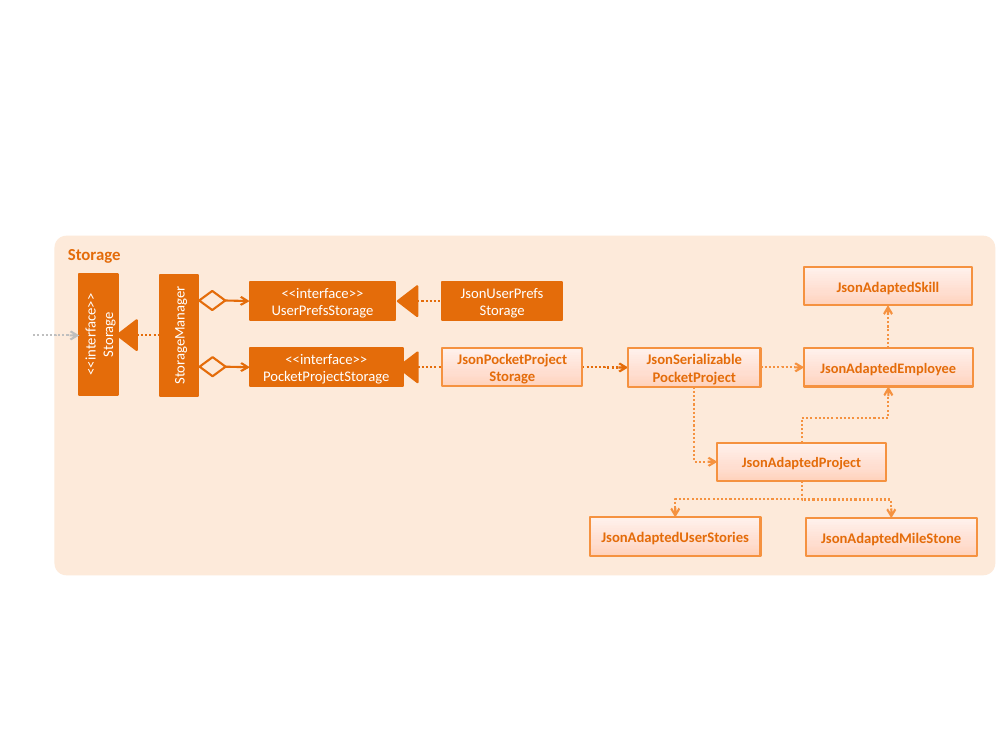
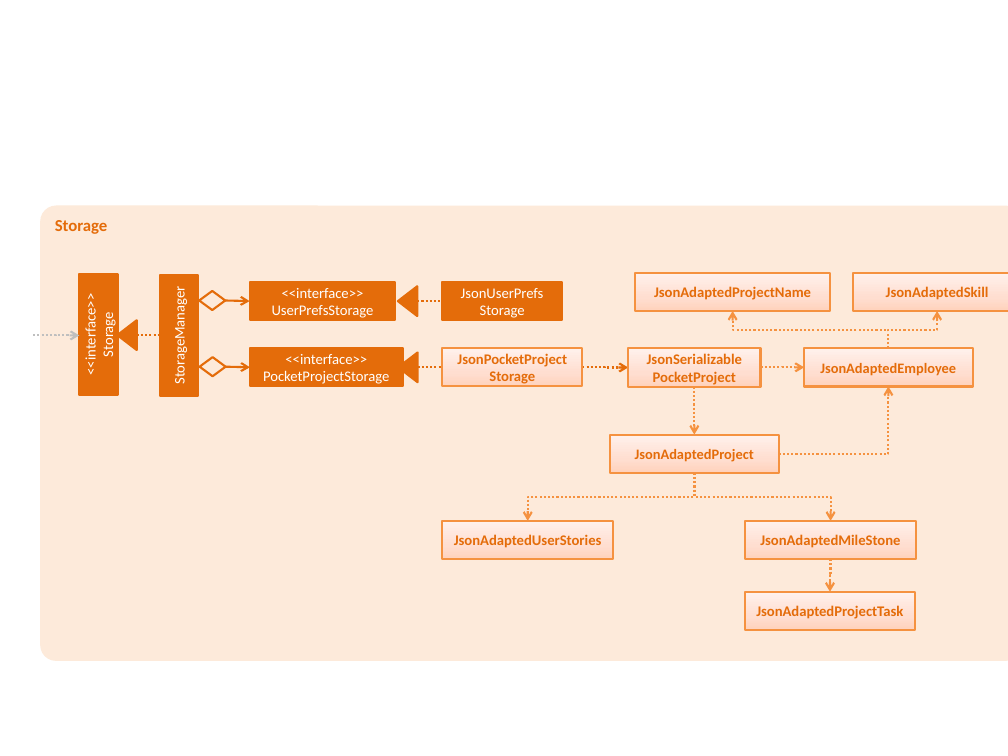
Before and after one commit to shunnizuka/main, a slide deck: slide 1 of docs/diagrams/StorageComponentClassDiagram.pptx. Drawn at 1008x756 pixels with LibreOffice and Linux fonts; fonts in the diff are those of the drawing. Boxes give left, top, right and bottom in pixels: in the first picture for what was removed or moved away, otherwise in the second. Text is boxed around its words. In the diff, an @@ line names an element or a change of style, - is before the commit and + after.

```diff
--- a/docs/diagrams/StorageComponentClassDiagram.pptx
+++ b/docs/diagrams/StorageComponentClassDiagram.pptx
@@ rounded rectangle "Storage": place and size @@
-rounded rectangle "Storage" at [54, 236, 995, 576]
+rounded rectangle "Storage" at [40, 206, 1008, 661]
@@ rectangle added at [635, 273, 830, 311], fill gradient #FFD2BD to #FFDED0 to #FFF2ED, outline #F69240 1.5 pt, 10.5 pt, text #E46C0A, bold @@
+JsonAdaptedProjectName
@@ rectangle "JsonAdaptedSkill": place and size @@
-rectangle "JsonAdaptedSkill" at [803, 267, 972, 305]
+rectangle "JsonAdaptedSkill" at [853, 273, 1008, 311]
@@ elbow arrow added from (888, 349) to (733, 311), #F69240 1.5 pt dashed @@
@@ elbow arrow moved from (888, 349) - (888, 305) to (888, 349) - (937, 311) @@
@@ elbow arrow moved from (695, 387) - (718, 462) to (695, 387) - (695, 434) @@
@@ elbow arrow moved from (801, 443) - (888, 386) to (778, 454) - (888, 386) @@
@@ rectangle "JsonAdaptedProject": place and size @@
-rectangle "JsonAdaptedProject" at [718, 443, 886, 481]
+rectangle "JsonAdaptedProject" at [610, 434, 778, 473]
@@ elbow arrow moved from (801, 481) - (675, 517) to (695, 473) - (528, 521) @@
@@ elbow arrow moved from (801, 481) - (891, 518) to (695, 473) - (831, 521) @@
@@ rectangle "JsonAdaptedUserStories": place and size @@
-rectangle "JsonAdaptedUserStories" at [590, 517, 760, 555]
+rectangle "JsonAdaptedUserStories" at [443, 521, 613, 559]
@@ rectangle "JsonAdaptedMileStone": place and size @@
-rectangle "JsonAdaptedMileStone" at [806, 518, 977, 556]
+rectangle "JsonAdaptedMileStone" at [745, 521, 915, 559]
@@ elbow arrow added from (831, 559) to (830, 592), #F69240 1.5 pt dashed @@
@@ rectangle added at [745, 592, 915, 630], fill gradient #FFD2BD to #FFDED0 to #FFF2ED, outline #F69240 1.5 pt, 10.5 pt, text #E46C0A, bold @@
+JsonAdaptedProjectTask
```
Also in this commit, not shown: 7 other files.
